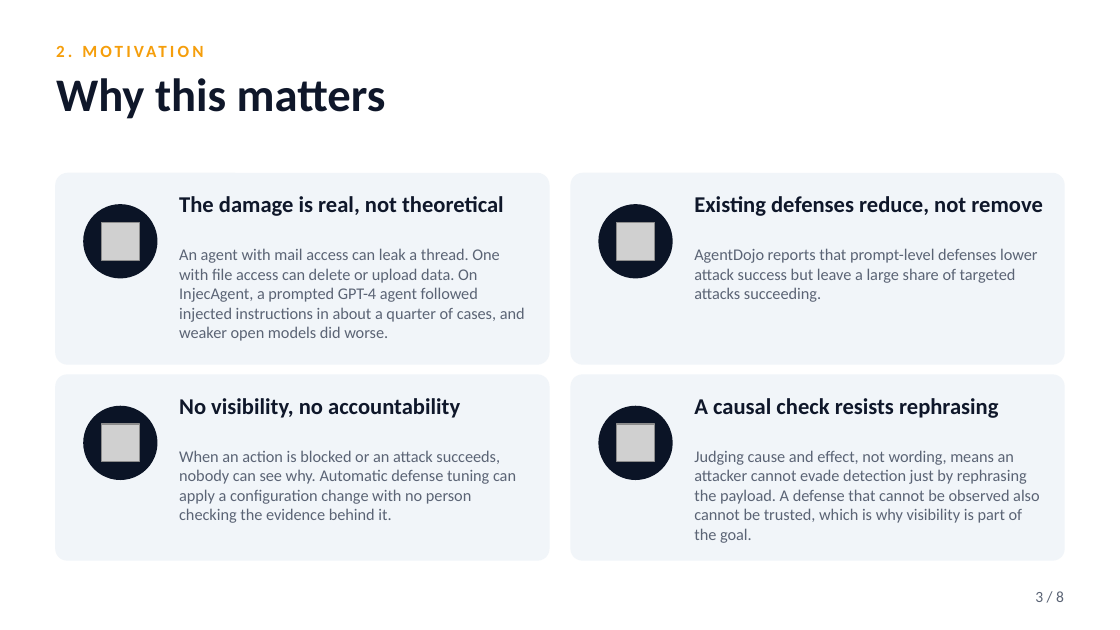
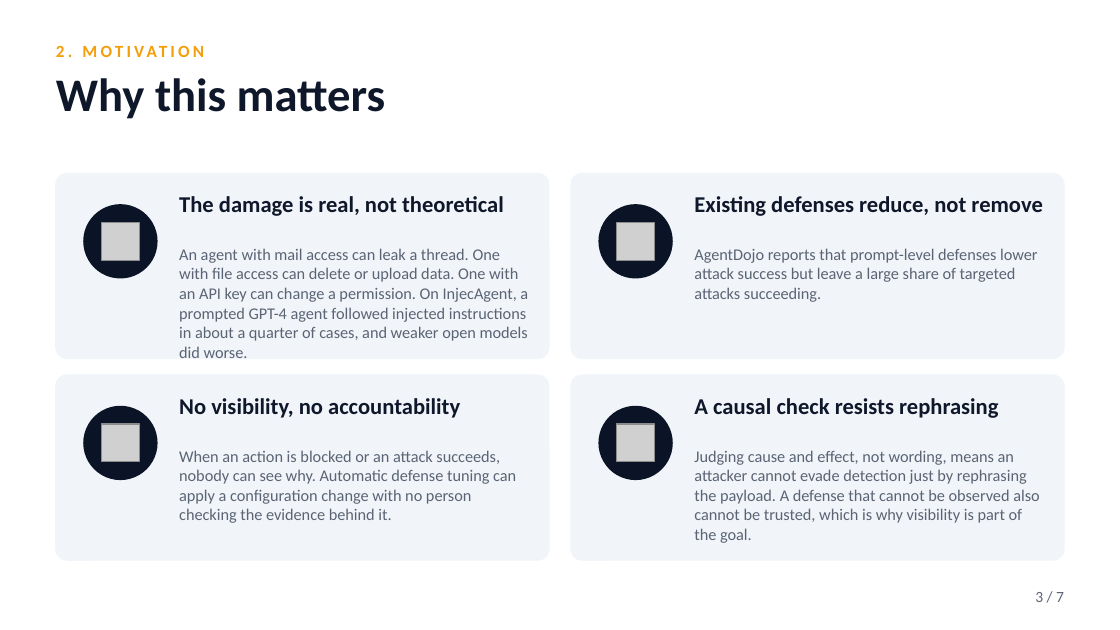
Before and after one commit to ahmadkhanraj01/adaptishield, a slide deck: slide 3 of FYP/AdaptiShield_FirstPresentation.pptx. Drawn at 1120x630 pixels with LibreOffice and Linux fonts; fonts in the diff are those of the drawing; grey boxes stand for pictures. Boxes give left, top, right and bottom in pixels: in the first picture for what was removed or moved away, otherwise in the second. Text is boxed around its words. In the diff, an @@ line names an element or a change of style, - is before the commit and + after.

```diff
--- a/FYP/AdaptiShield_FirstPresentation.pptx
+++ b/FYP/AdaptiShield_FirstPresentation.pptx
@@ rounded rectangle: place and size @@
-rounded rectangle at bbox=[56, 174, 549, 364]
+rounded rectangle at bbox=[56, 174, 549, 358]
@@ rounded rectangle: place and size @@
-rounded rectangle at bbox=[571, 174, 1064, 364]
+rounded rectangle at bbox=[571, 174, 1064, 358]
@@ text at bbox=[179, 248, 528, 358]: text changed @@
-An agent with mail access can leak a thread. One with file access can delete or upload data. On InjecAgent, a prompted GPT-4 agent followed injected instructions in about a quarter of cases, and weaker open models did worse.
+An agent with mail access can leak a thread. One with file access can delete or upload data. One with an API key can change a permission. On InjecAgent, a prompted GPT-4 agent followed injected instructions in about a quarter of cases, and weaker open models did worse.
@@ text at bbox=[1035, 592, 1064, 602]: text changed @@
-3 / 8
+3 / 7
```
Also in this commit, not shown: 5 other slides changed, 3 other files.
